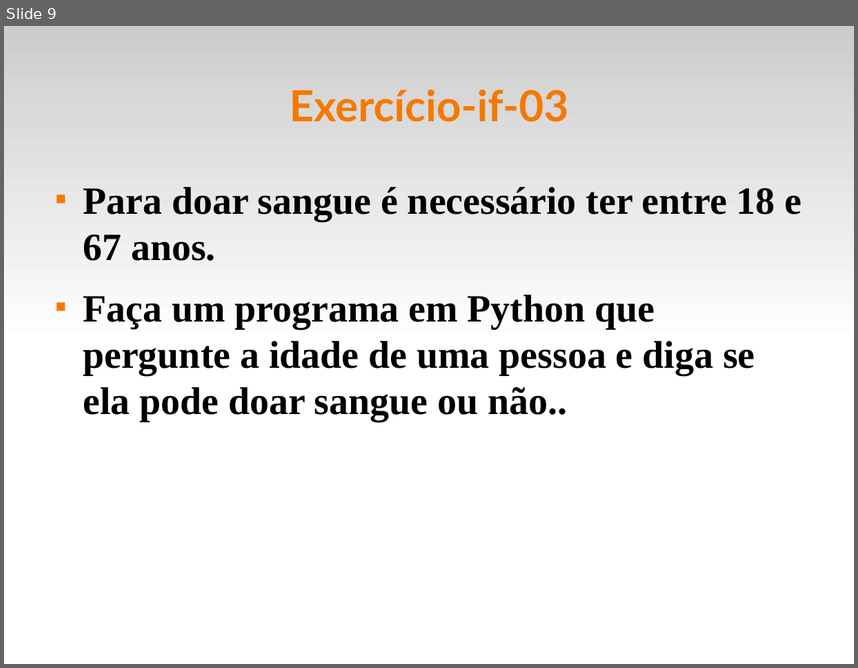
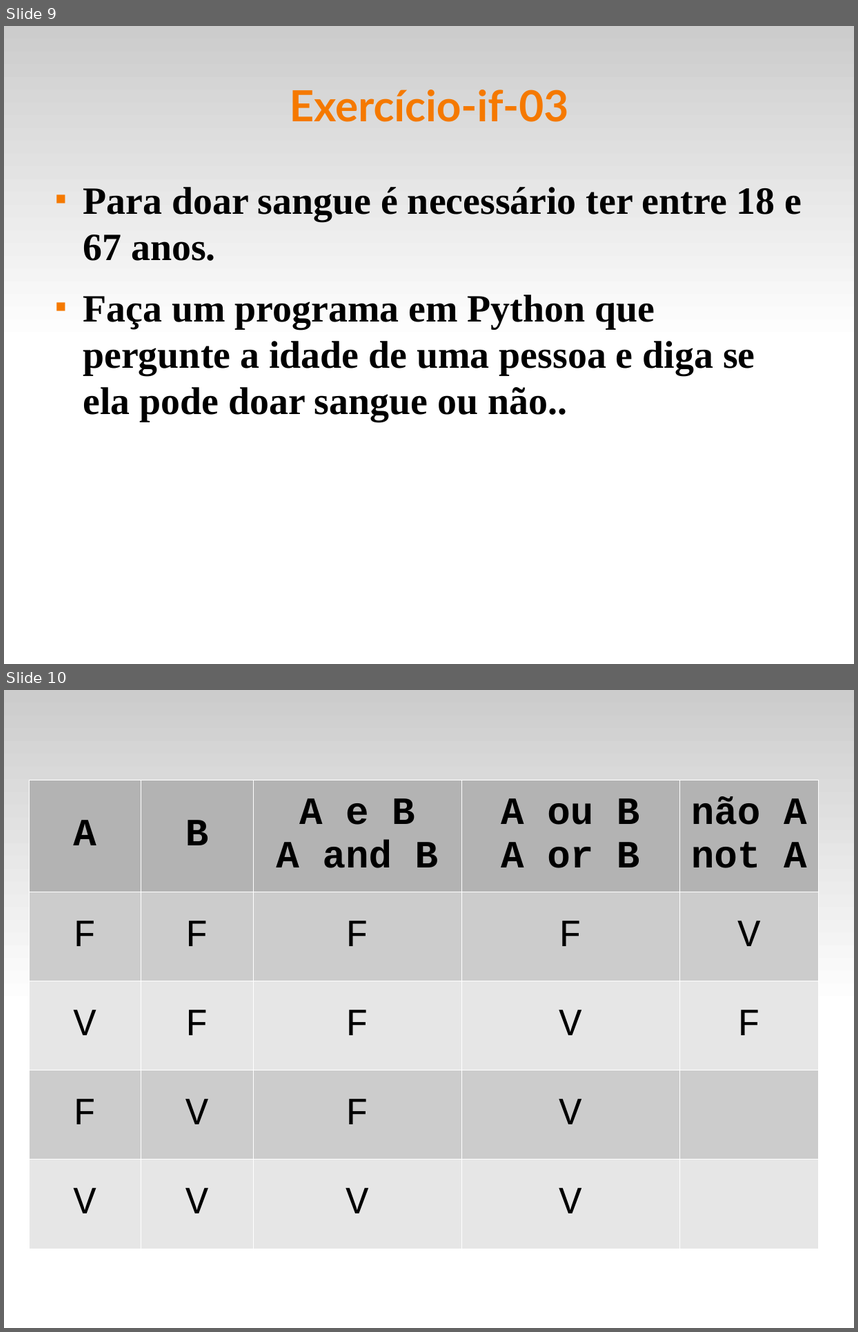
Before and after one commit to fsantanna-uerj/IPD, a slide deck: slides/ipd-04-if.odp. Shown one above the other, each under a label of ours: slide 9 before the commit, slides 9 and 10 after it. The pictures are 858x668 and 858x1332 pixels, drawn with LibreOffice and Linux fonts; fonts in the diff are those of the drawing. Boxes give left, top, right and bottom in pixels: in the first picture for what was removed or moved away, otherwise in the second. Text is boxed around its words. In the diff, an @@ line names an element or a change of style, - is before the commit and + after.

```diff
--- a/slides/ipd-04-if.odp
+++ b/slides/ipd-04-if.odp
@@ slide 10 added at box(4, 690, 854, 1328), background #FFFFFF; not listed: 1 template element that a slide beside it also shows @@
@@ table added at box(29, 780, 820, 1248), 5 rows, 5 columns @@
+A | B | A e B / A and B | A ou B / A or B | não A / not A
+F | F | F | F | V
+V | F | F | V | F
+F | V | F | V | 
+V | V | V | V | 
```
Also in this commit, not shown: 7 other files.
